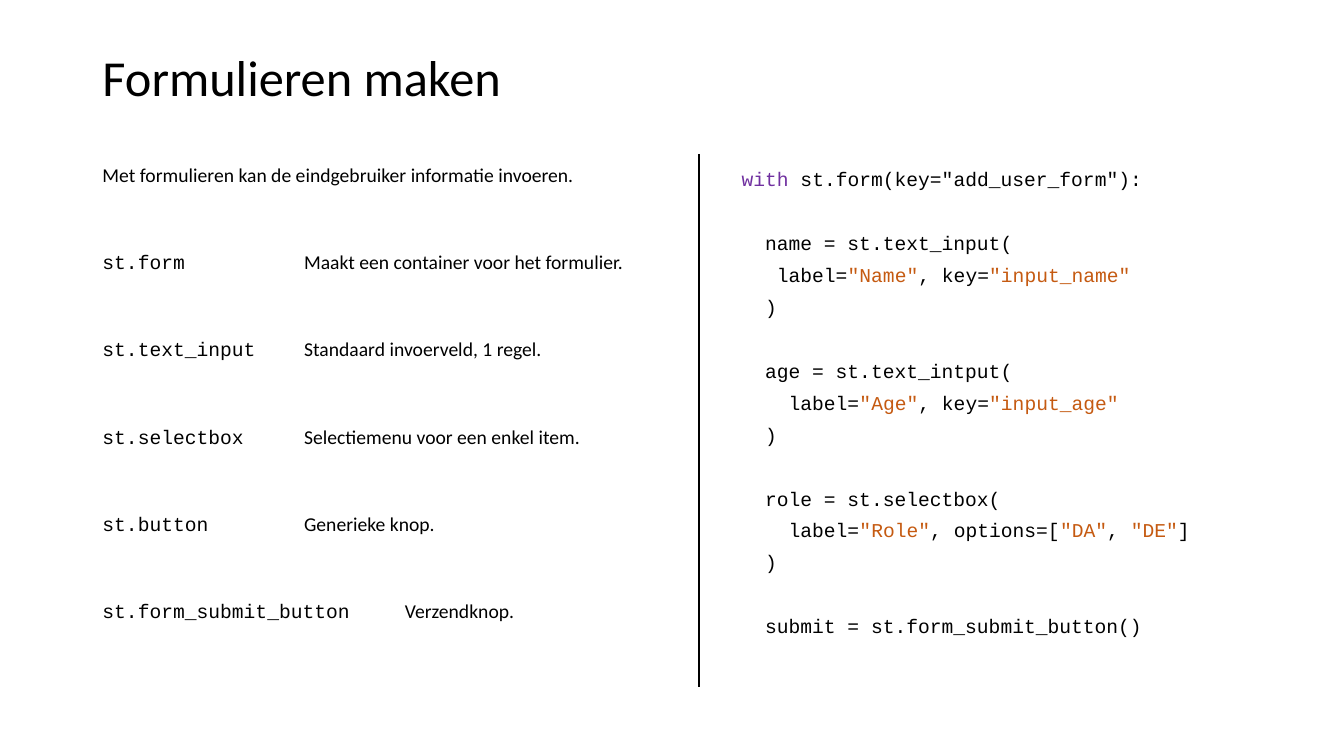
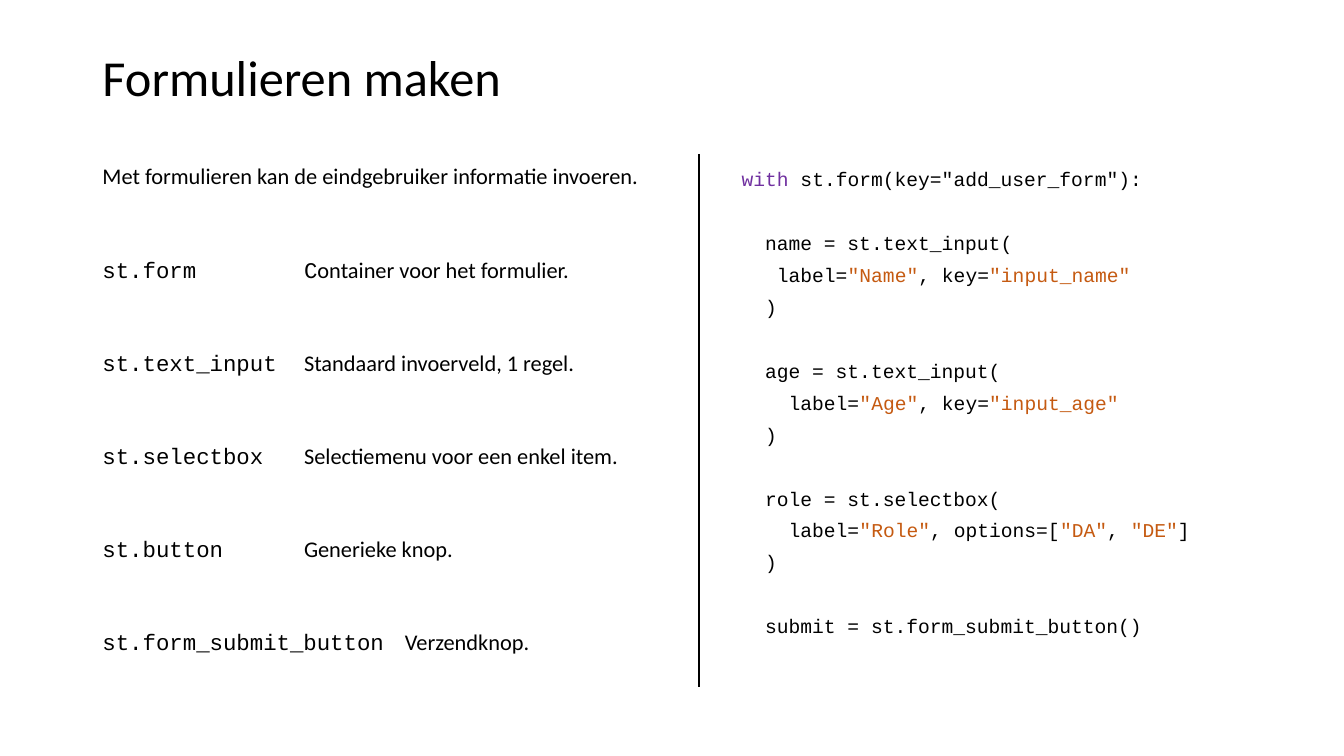
Before and after one commit to LFKoning/knowledge-sharing, a slide deck: slide 32 of python_course_4p/4_api_app/4_api_app.pptx (slide 33 before the commit). Drawn at 1344x756 pixels with LibreOffice and Linux fonts; fonts in the diff are those of the drawing. Boxes give left, top, right and bottom in pixels: in the first picture for what was removed or moved away, otherwise in the second. Text is boxed around its words. In the diff, an @@ line names an element or a change of style, - is before the commit and + after.

```diff
--- a/python_course_4p/4_api_app/4_api_app.pptx
+++ b/python_course_4p/4_api_app/4_api_app.pptx
@@ text at [102,168,638,654]: size 14 to 16 pt in "Met formulieren kan de eindgebruiker informatie invoeren.", "st.text_input Standaard invoerveld, 1 regel.", "st.selectbox Selectiemenu voor een enkel item.", "st.button Generieke knop." and 1 more places @@
@@ text at [102,261,569,279]: text changed; size 14 to 16 pt @@
-st.form Maakt een container voor het formulier.
+st.form Container voor het formulier.
@@ text at [765,364,1001,382]: text changed @@
-age = st.text_intput(
+age = st.text_input(
```
Also in this commit, not shown: 10 other slides changed, 7 slides added, 1 slide removed, 11 other files.
